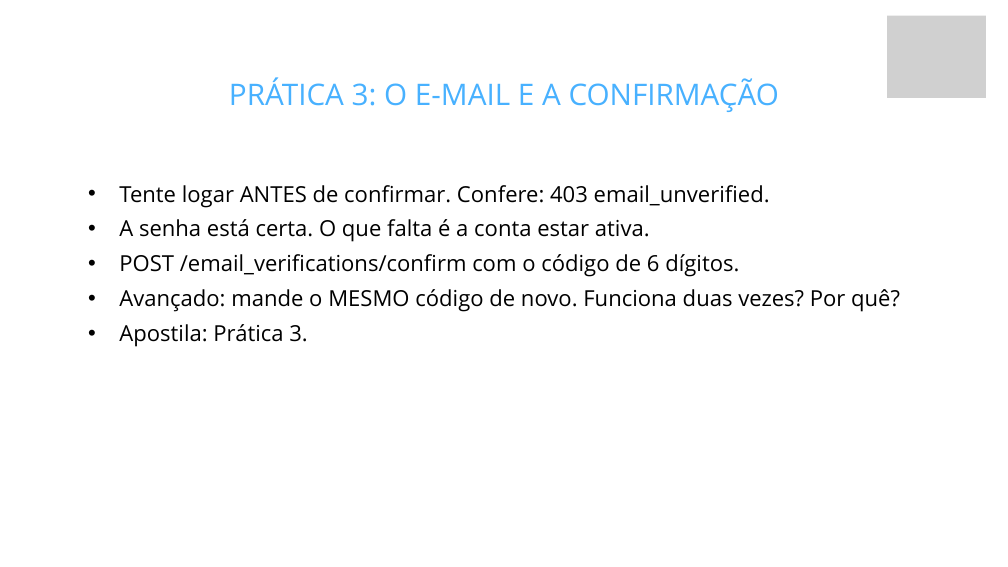
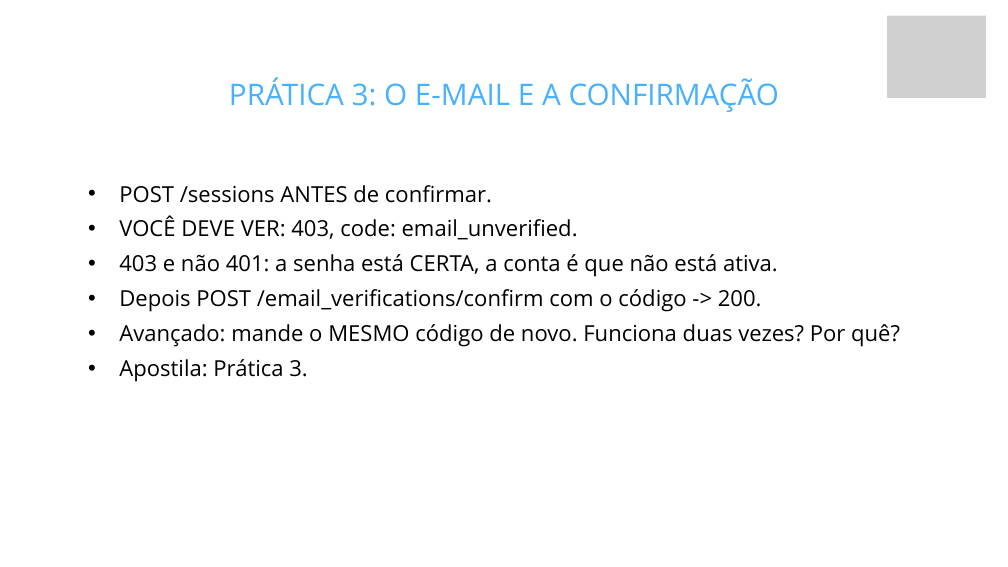
Before and after one commit to fabriciosiqueira08/capacitacao-gabarito, a slide deck: slide 25 of slides/build/aula-03-autenticacao.pptx. Drawn at 1008x567 pixels with LibreOffice and Linux fonts; fonts in the diff are those of the drawing; grey boxes stand for pictures; background and template pictures are left out. Boxes give left, top, right and bottom in pixels: in the first picture for what was removed or moved away, otherwise in the second. Text is boxed around its words. In the diff, an @@ line names an element or a change of style, - is before the commit and + after.

Commit message:
Faz o aluno ver o resultado, e amarra slide, prática e apostila
Com os dados de execução da revisão anterior, dá para mostrar ao aluno o que
tem que aparecer na tela, em vez de só mandar rodar. Foi isso que faltava para
o material fluir.

## O aluno agora vê o que dá certo

Toda prática mostra o resultado esperado, com o corpo real da resposta, tirado
dos controllers e do que eu medi rodando. Antes ele lia "Confere: 201" e tinha
que adivinhar como era o 201.

A convenção ficou uma só, na apostila e no deck: "O que você deve ver" e
"VOCÊ DEVE VER". Estava misturado com "Confere" em 25 lugares, e as Aulas 2 e 4
não mostravam resultado nenhum nos slides.

## A Aula 3 passa a ser feita no Insomnia

O material montava a coleção do Insomnia na Prática 2 e depois usava só curl,
com pipeline de grep e sed para extrair o token. Para um júnior isso é hostil, e
o próprio texto admitia ao mandar usar o Insomnia quem apanhasse de aspas.

Agora cada rota é exercitada no Insomnia, que é onde ele vê status, cabeçalhos
e corpo lado a lado. O curl continua, como alternativa em bloco de citação para
quem prefere terminal.

Isso resolveu um problema que o curl escondia: o token vem no CABEÇALHO
Authorization, não no corpo. No pipeline de grep isso passava batido; no
Insomnia o aluno precisa abrir a aba de headers e ver com os olhos.

## O ciclo escrever, rodar, ver

A Prática 5 da Aula 1 agora mostra a saída do routes e do curl, e manda repetir
no Insomnia, com uma frase que vale para o curso inteiro: faça isso depois de
cada rota que criar. É o que fecha o ciclo entre escrevi um arquivo e existe
uma API funcionando.

E três práticas ganharam "antes de rodar, aposte": no logout (200 ou 401?), no
bcrypt e no certificado. Prever antes de observar é o que separa vi acontecer
de entendi.

## Harmonia

Conferi por script que todo termo técnico citado num slide de prática existe na
prática correspondente da apostila. Sobrava um (o uname da Aula 4, que estava
na Prática 2 e o slide citava na 3), e foi alinhado.

Decks e PDFs regerados, sem aviso de fonte, nenhum slide com 8 bullets, links e
âncoras resolvendo, e zero padrão de escrita de IA.

```diff
--- a/slides/build/aula-03-autenticacao.pptx
+++ b/slides/build/aula-03-autenticacao.pptx
@@ text at [119, 185, 778, 312]: text changed @@
-  • Tente logar ANTES de confirmar. Confere: 403 email_unverified.
-  • A senha está certa. O que falta é a conta estar ativa.
-  • POST /email_verifications/confirm com o código de 6 dígitos.
+  • POST /sessions ANTES de confirmar.
+  • VOCÊ DEVE VER: 403, code: email_unverified.
+  • 403 e não 401: a senha está CERTA, a conta é que não está ativa.
+  • Depois POST /email_verifications/confirm com o código -> 200.
```
Also in this commit, not shown: 7 other slides changed, 37 other files.
